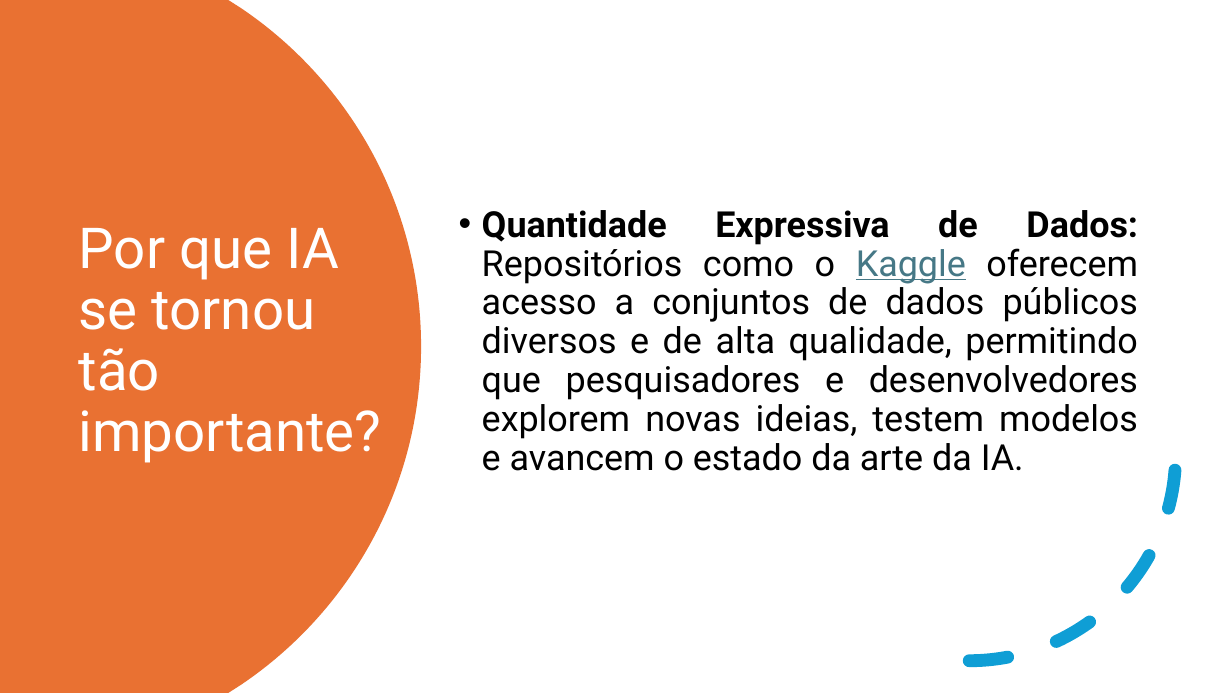
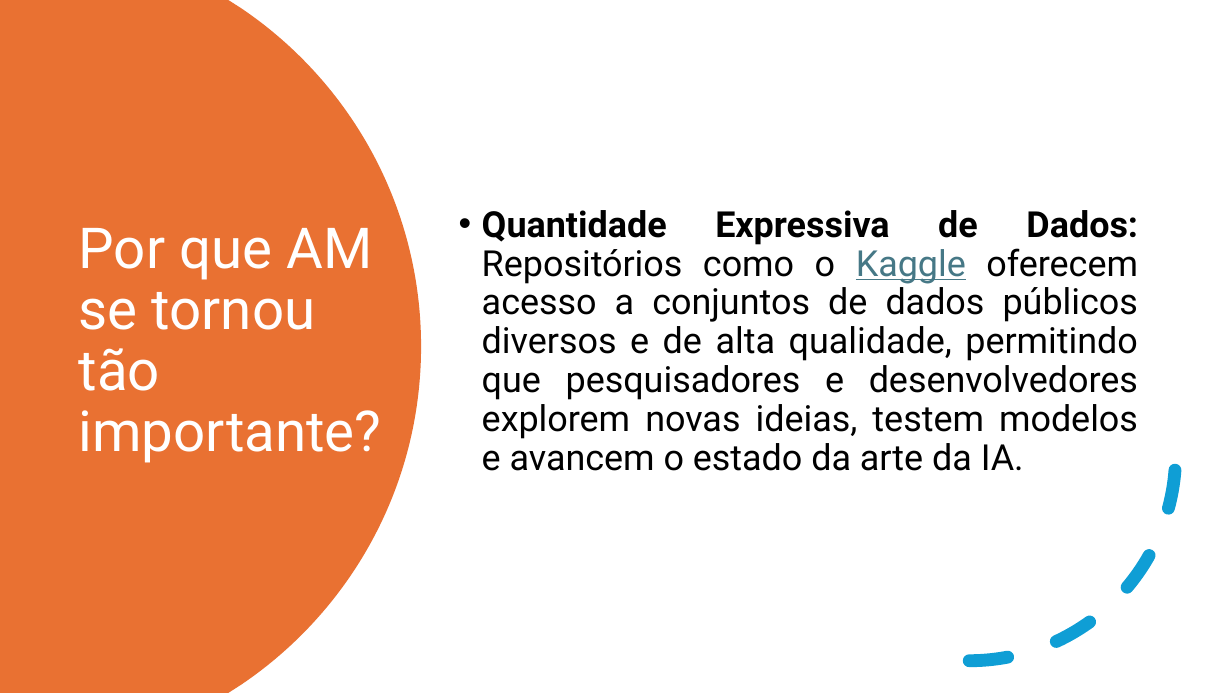
Before and after one commit to tiagopessoalima/teaching, a slide deck: slide 22 of Artificial Intelligence/01 - Introdução à Inteligência Artificial (IA).pptx. Drawn at 1232x693 pixels with LibreOffice and Linux fonts; fonts in the diff are those of the drawing. Boxes give left, top, right and bottom in pixels: in the first picture for what was removed or moved away, otherwise in the second. Text is boxed around its words. In the diff, an @@ line names an element or a change of style, - is before the commit and + after.

```diff
--- a/Artificial Intelligence/01 - Introdução à Inteligência Artificial (IA).pptx
+++ b/Artificial Intelligence/01 - Introdução à Inteligência Artificial (IA).pptx
@@ title at (79, 228, 382, 463): text changed @@
-Por que IA se tornou tão importante?
+Por que AM se tornou tão importante?
```
Also in this commit, not shown: 5 other slides changed, 1 other file.
